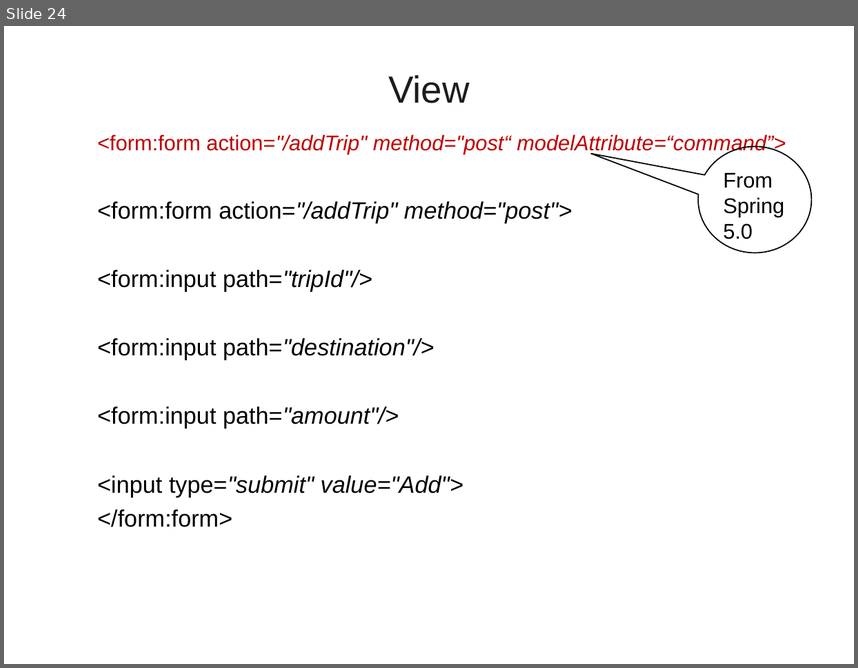
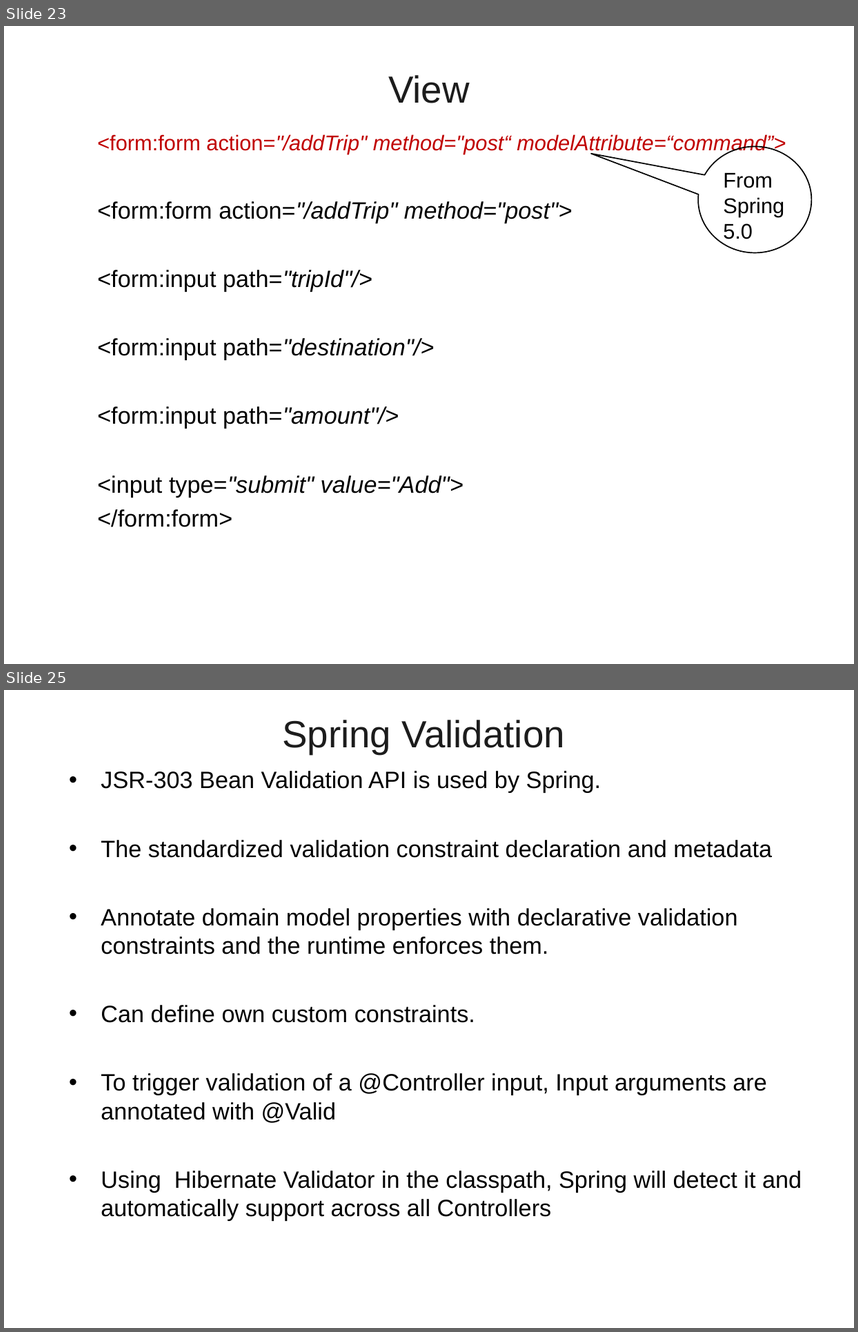
Before and after one commit to vatsanTraining/freshers_dec_2021, a slide deck: SpringBoot_MVC.ppt. Shown one above the other, each under a label of ours: slide 24 before the commit, slides 23 and 25 after it; the slides between them are not shown. The pictures are 858x668 and 858x1332 pixels, drawn with LibreOffice and Linux fonts; fonts in the diff are those of the drawing; background and template pictures are left out. Boxes give left, top, right and bottom in pixels: in the first picture for what was removed or moved away, otherwise in the second. Text is boxed around its words. In the diff, an @@ line names an element or a change of style, - is before the commit and + after.

```diff
--- a/SpringBoot_MVC.ppt
+++ b/SpringBoot_MVC.ppt
@@ slide 25 added at (x1=4, y1=690, x2=854, y2=1328), background picture (left out) @@
@@ title added at (x1=282, y1=720, x2=565, y2=754), 32 pt, text #1C1C1C @@
+Spring Validation
@@ text added at (x1=101, y1=771, x2=802, y2=1220), 20 pt, text #000000 @@
+• JSR-303 Bean Validation API is used by Spring.
+• The standardized validation constraint declaration and metadata
+• Annotate domain model properties with declarative validation constraints and the runtime enforces them.
+• Can define own custom constraints.
+• To trigger validation of a @Controller input, Input arguments are annotated with @Valid
+• Using Hibernate Validator in the classpath, Spring will detect it and automatically support across all Controllers
@@ what was slide 24 is now slide 23 @@
```
Also in this commit, not shown: 3 slides changed, 9 other slides added.
